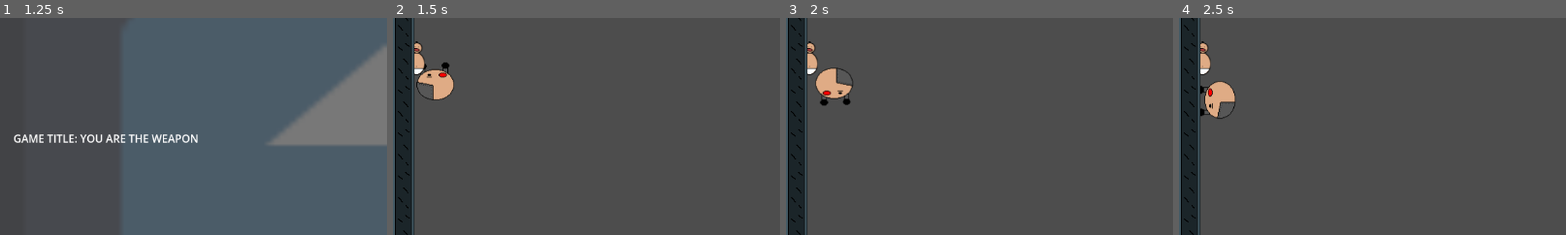
Above: before the commit, frames 1-4 (left to right).
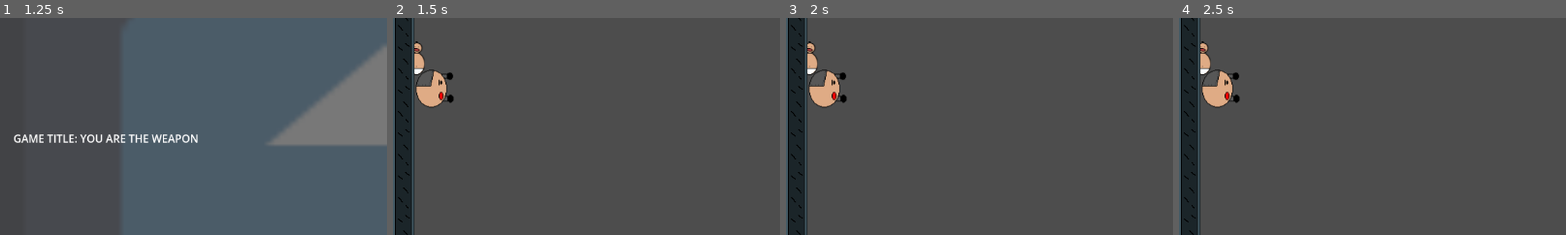
Above: after the commit, the same moments.

Repository: discoaaron/gamejam
Game: Godot game, scene res://scenes/menu/menu.tscn
Two runs of this game, one before a commit and one after it. Both use one fixed random seed, a clock stepped at 60 frames per second and the inputs below. The engine's default icon, where the game draws it, is replaced by a stand-in: a white triangle on a blue panel in a dark square.
Inputs:
- Up to frame 1 (1.25 s): tap Enter at 0.5 s; tap A (a) at 0.6 s; tap D (d) at 0.8 s
- Up to frame 2 (1.5 s): tap Space (space) at 1.25 s; tap D (d) at 1.35 s
- Up to frame 3 (2 s): tap E (e) at 1.55 s
- Up to frame 4 (2.5 s): tap Enter at 2 s; tap E (e) at 2.1 s; tap S (s) at 2.3 s
The pictures show only the part of the screen within x 0-50%, y 22-72%; the shares and areas given below are measured in that part.

Frame 1 is identical in both runs. In frame 2, 1.2% of the frame differs, in the area x 5-16%, y 20-42%; in frame 3, 1.1%; in frame 4, 0.9%.

Commit message:
scene resets every time you succesfully save the baby

Diff:
--- /dev/null
+++ b/game/autoloaders/score_manager.gd
@@ -0,0 +1,11 @@
+extends Node
+
+
+# Called when the node enters the scene tree for the first time.
+func _ready() -> void:
+	pass # Replace with function body.
+
+
+# Called every frame. 'delta' is the elapsed time since the previous frame.
+func _process(delta: float) -> void:
+	pass
--- a/game/autoloaders/signal_manager.gd
+++ b/game/autoloaders/signal_manager.gd
@@ -4,3 +4,4 @@
 signal baby_exit
 
 signal baby_lasered
+signal baby_saved
--- a/game/main.gd
+++ b/game/main.gd
@@ -2,32 +2,43 @@
 
 var dad_scene = preload("res://scenes/dad/dad.tscn")
 var baby_scene = preload("res://scenes/baby/baby.tscn")
-
+var dad: Node;
+var baby: Node;
 var screen_size # Size of the game window.
-
 var keys = ["w", "a", "s", "d", "e" ]
 
 # Called when the node enters the scene tree for the first time.
 func _ready() -> void:
 	SignalManager.baby_lasered.connect(laser_baby)
+	SignalManager.baby_saved.connect(start_next_level)
 	screen_size = get_viewport_rect().size
-	_spawnDad()
-	_spawnBaby()
-
-func get_button() -> String:
-	var key;
-	var keys_index = randi_range(0, keys.size() - 1);
-	key = keys[keys_index]
-	keys.remove_at(keys_index)
-	return key;
+	start_level()
 
 # Called every frame. 'delta' is the elapsed time since the previous frame.
 func _process(delta: float) -> void:
 	if Input.is_action_just_pressed("space"):
 		GameManager.load_menu_scene()
 
+func start_level() -> void:
+	_spawnDad()
+	_spawnBaby()
+
+func start_next_level() -> void:
+	remove_child(dad)
+	remove_child(baby)
+	start_level()
+	print("start new level")
+
+func get_button() -> String:
+	var keysCopy = keys.duplicate();
+	var key;
+	var keys_index = randi_range(0, keysCopy.size() - 1);
+	key = keysCopy[keys_index]
+	keysCopy.remove_at(keys_index)
+	return key;
+
 func _spawnDad() -> void:
-	var dad = dad_scene.instantiate();
+	dad = dad_scene.instantiate();
 	dad.position = _getRandomPositionOnScreen()
 	dad.up = get_button()
 	dad.down = get_button()
@@ -37,7 +48,7 @@
 	add_child(dad)
 
 func _spawnBaby() -> void:
-	var baby = baby_scene.instantiate()
+	baby = baby_scene.instantiate()
 	baby.position = _getRandomPositionOnScreen()
 	add_child(baby)
 
--- a/game/scenes/dad/dad.gd
+++ b/game/scenes/dad/dad.gd
@@ -32,6 +32,7 @@
 		fire_laser(self.position, rotation_degrees)
 	if Input.is_action_just_pressed(action):
 		if Globals.action_ready:
+			SignalManager.baby_saved.emit()
 			print("you win!!")
 		else:
 			print("not quite!")
Not shown, added: game/art/Carpet speckled.png.import
Not shown, added: game/art/Carpet.png.import
Not shown, added: game/art/Chair.png.import
Not shown, added: game/art/Table.png.import
Not shown, added: game/art/kitchen/Floor tiles.png.import
